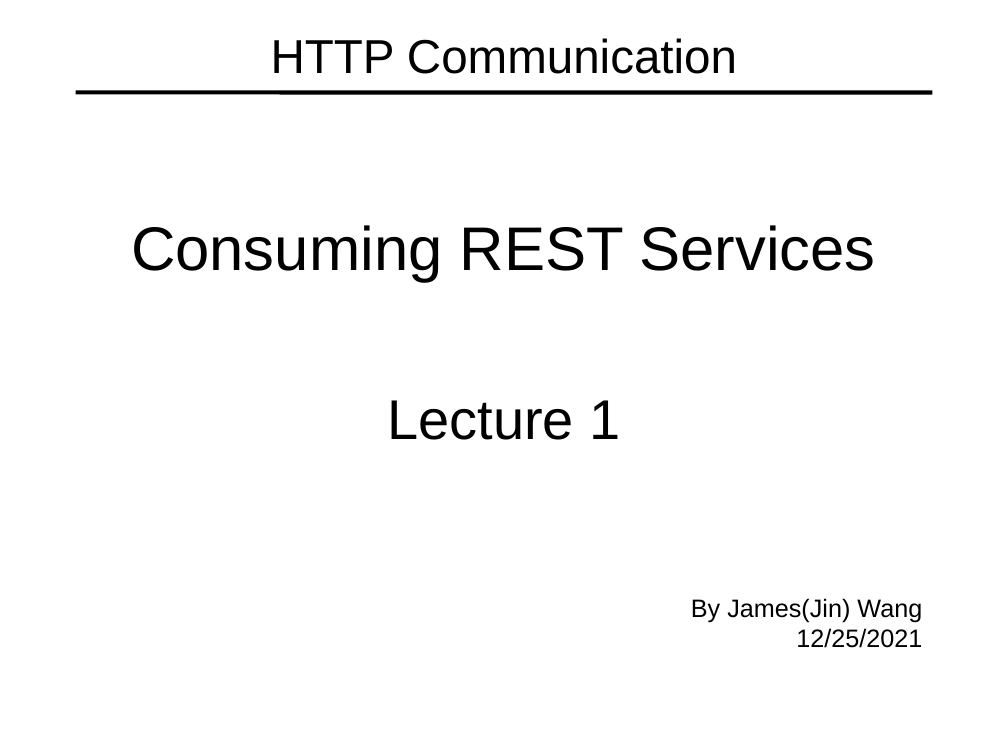
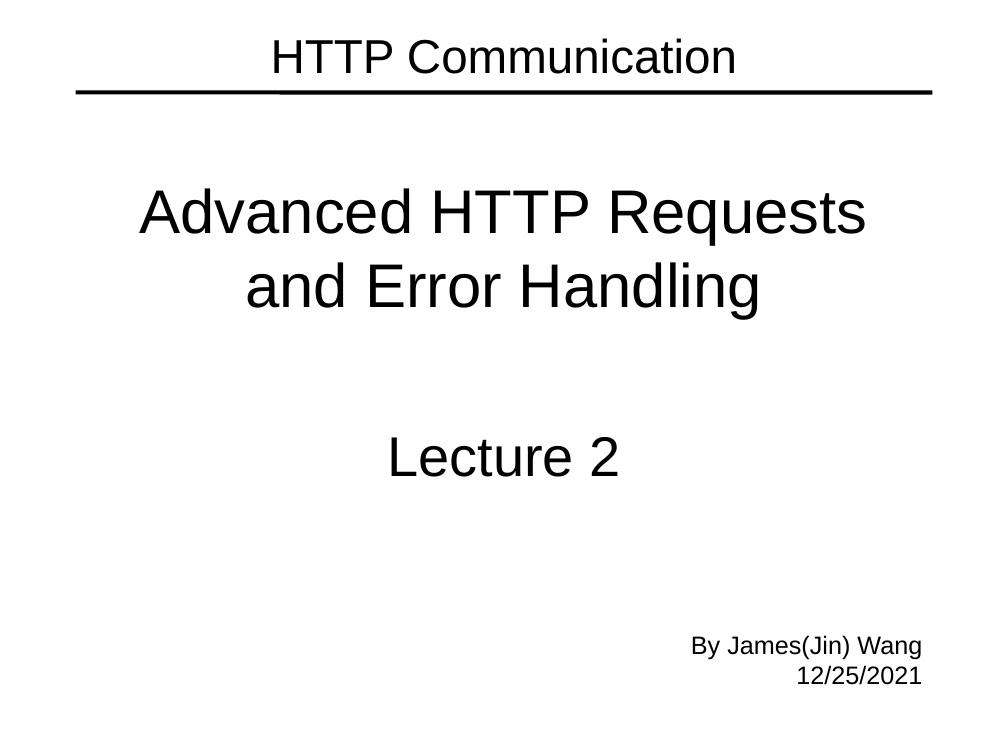
Before and after one commit to specter01wj/Jago_Link_Training, a slide deck: slide 1 of Angular/Angular12/Deep Dive/Angular HTTP Communication/2_Advanced HTTP Requests and Error Handling/L2_Advanced HTTP Requests and Error Handling.ppt. Drawn at 1008x756 pixels with LibreOffice and Linux fonts; fonts in the diff are those of the drawing. Boxes give left, top, right and bottom in pixels: in the first picture for what was removed or moved away, otherwise in the second. Text is boxed around its words. In the diff, an @@ line names an element or a change of style, - is before the commit and + after.

```diff
--- a/Angular/Angular12/Deep Dive/Angular HTTP Communication/2_Advanced HTTP Requests and Error Handling/L2_Advanced HTTP Requests and Error Handling.ppt
+++ b/Angular/Angular12/Deep Dive/Angular HTTP Communication/2_Advanced HTTP Requests and Error Handling/L2_Advanced HTTP Requests and Error Handling.ppt
@@ text at [140,188,867,477]: text changed @@
-Consuming REST Services
-Lecture 1
+Advanced HTTP Requests and Error Handling
+Lecture 2
```
Also in this commit, not shown: 1 slide added, 7 slides removed, 1 other file.
